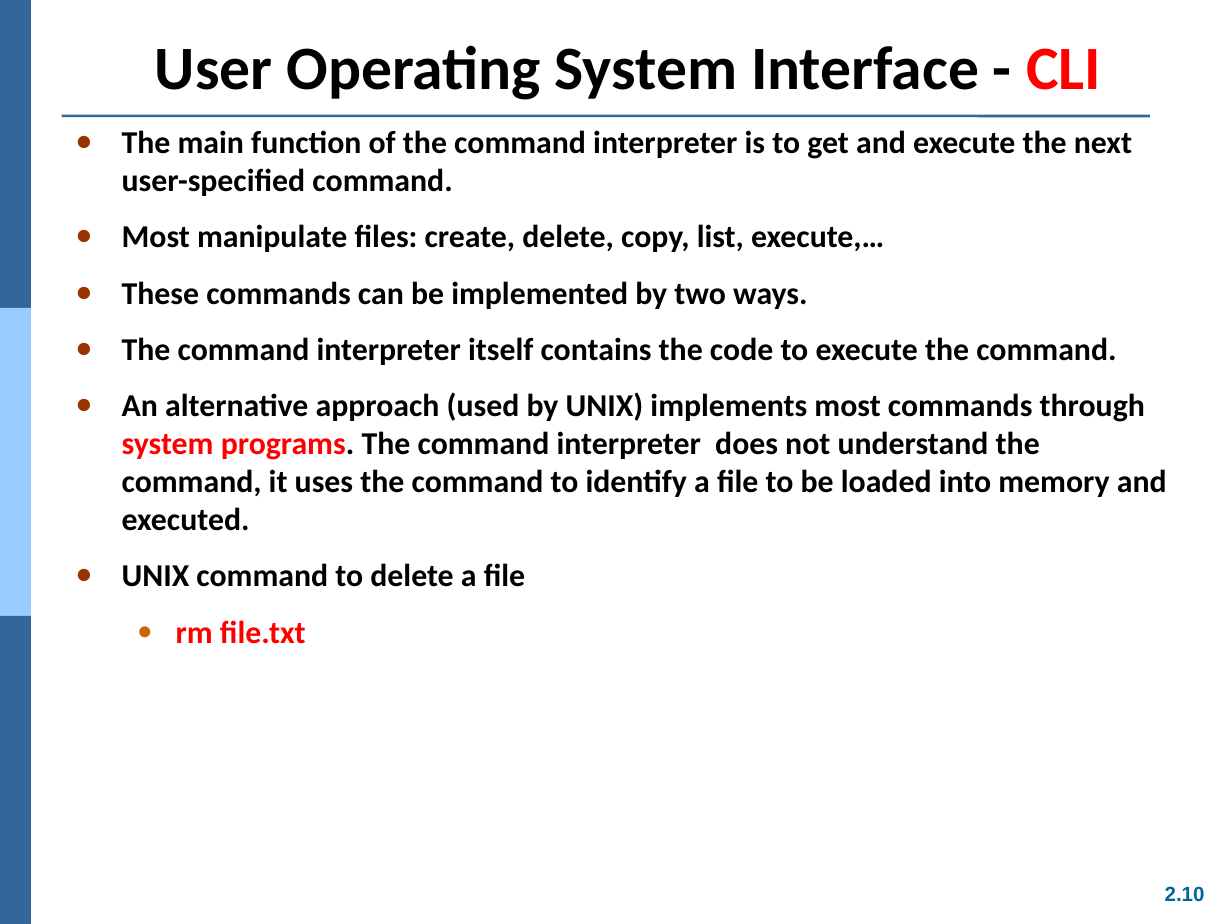
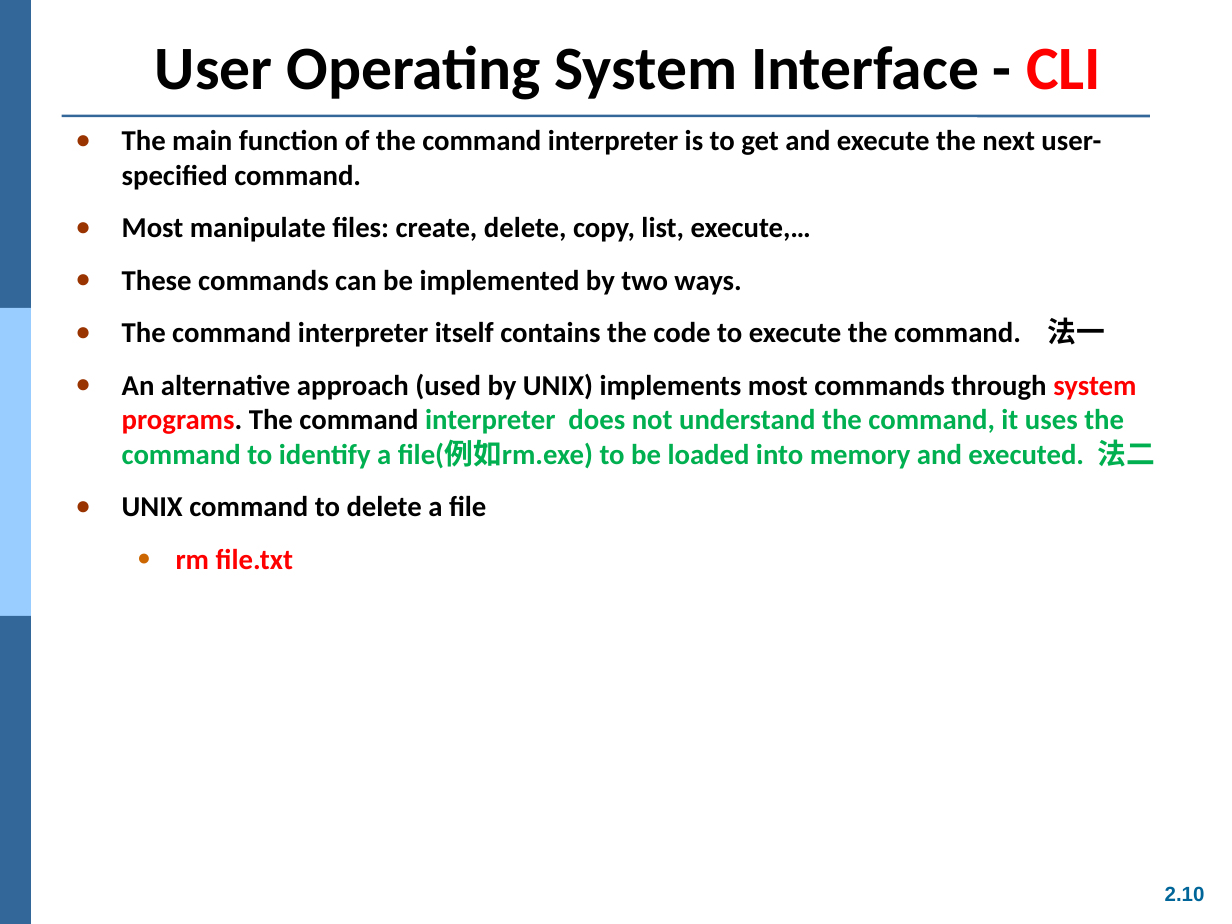
Before and after one commit to Yang09701194/OS_Learning, a slide deck: slide 10 of ch02.ppt. Drawn at 1232x924 pixels with LibreOffice and Linux fonts; fonts in the diff are those of the drawing. Boxes give left, top, right and bottom in pixels: in the first picture for what was removed or moved away, otherwise in the second. Text is boxed around its words. In the diff, an @@ line names an element or a change of style, - is before the commit and + after.

```diff
--- a/ch02.ppt
+++ b/ch02.ppt
@@ text at bbox=[122, 129, 1101, 570]: size 18.6 to 16.8 pt in "The main function of the command interpreter ...", "Most manipulate files: create, delete, copy, list, ...", "These commands can be implemented by two ...", "UNIX command to delete a file" and 1 more places @@
@@ text at bbox=[122, 317, 1154, 469]: text changed; size 18.6 to 16.8 pt @@
-● The command interpreter itself contains the code to execute the command.
-● An alternative approach (used by UNIX) implements most commands through system programs. The command interpreter does not understand the command, it uses the command to identify a file to be loaded into memory and executed.
+● The command interpreter itself contains the code to execute the command. 法一
+● An alternative approach (used by UNIX) implements most commands through system programs. The command interpreter does not understand the command, it uses the command to identify a file(例如rm.exe) to be loaded into memory and executed. 法二
```
Also in this commit, not shown: 4 other slides changed.
